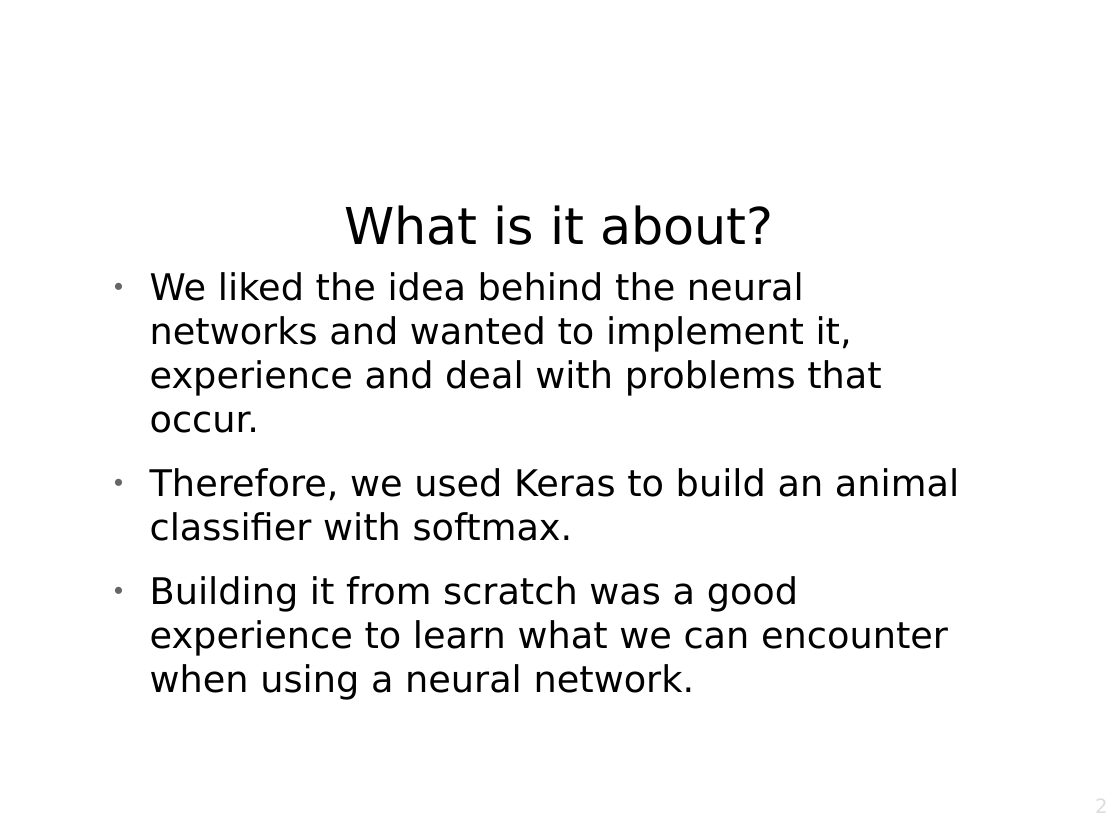
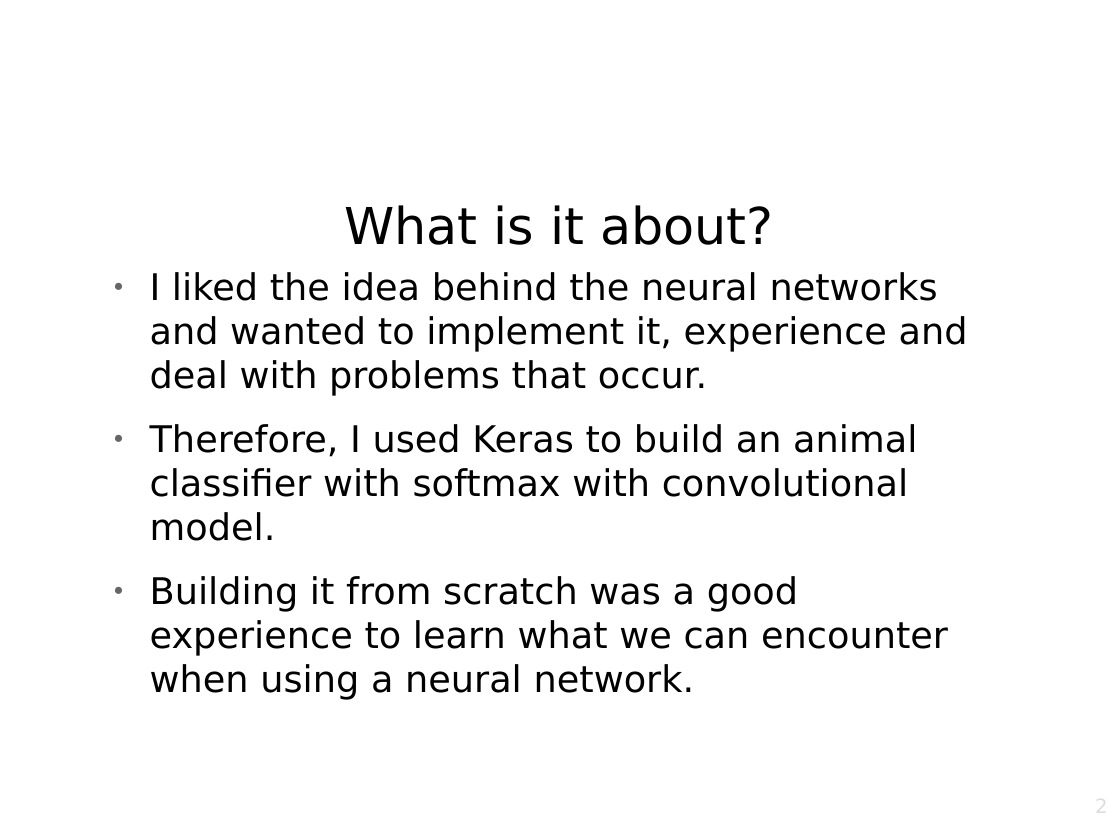
Before and after one commit to srknzl/cmpe462-project, a slide deck: slide 2 of Presentation.odp. Drawn at 1120x840 pixels with LibreOffice and Linux fonts; fonts in the diff are those of the drawing; background and template pictures are left out. Boxes give left, top, right and bottom in pixels: in the first picture for what was removed or moved away, otherwise in the second. Text is boxed around its words. In the diff, an @@ line names an element or a change of style, - is before the commit and + after.

```diff
--- a/Presentation.odp
+++ b/Presentation.odp
@@ text at [150,272,968,541]: text changed @@
-● We liked the idea behind the neural networks and wanted to implement it, experience and deal with problems that occur.
-● Therefore, we used Keras to build an animal classifier with softmax.
+● I liked the idea behind the neural networks and wanted to implement it, experience and deal with problems that occur.
+● Therefore, I used Keras to build an animal classifier with softmax with convolutional model.
```
Also in this commit, not shown: 8 other slides changed, 6 slides added, 1 slide removed, 5 other files.
